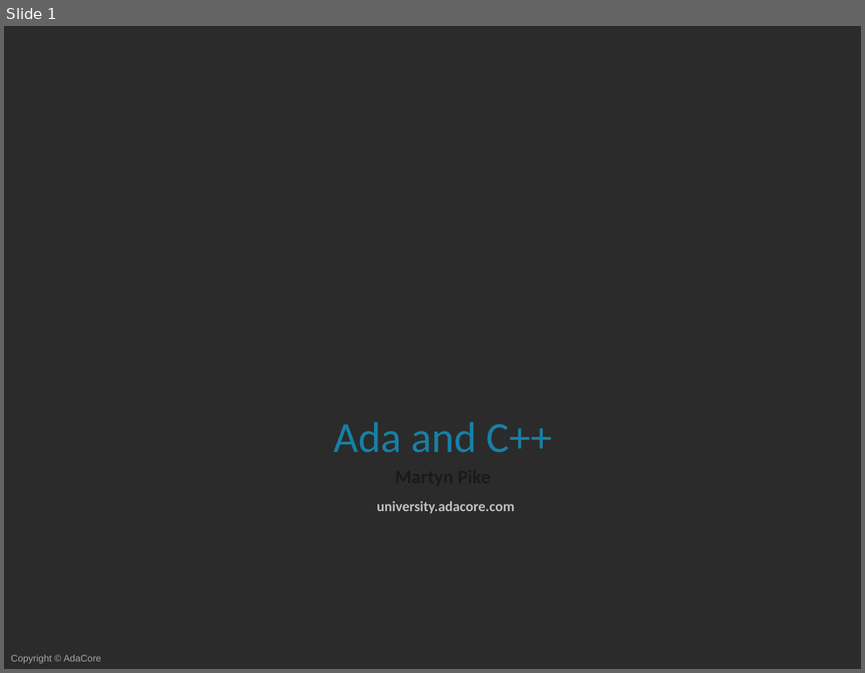
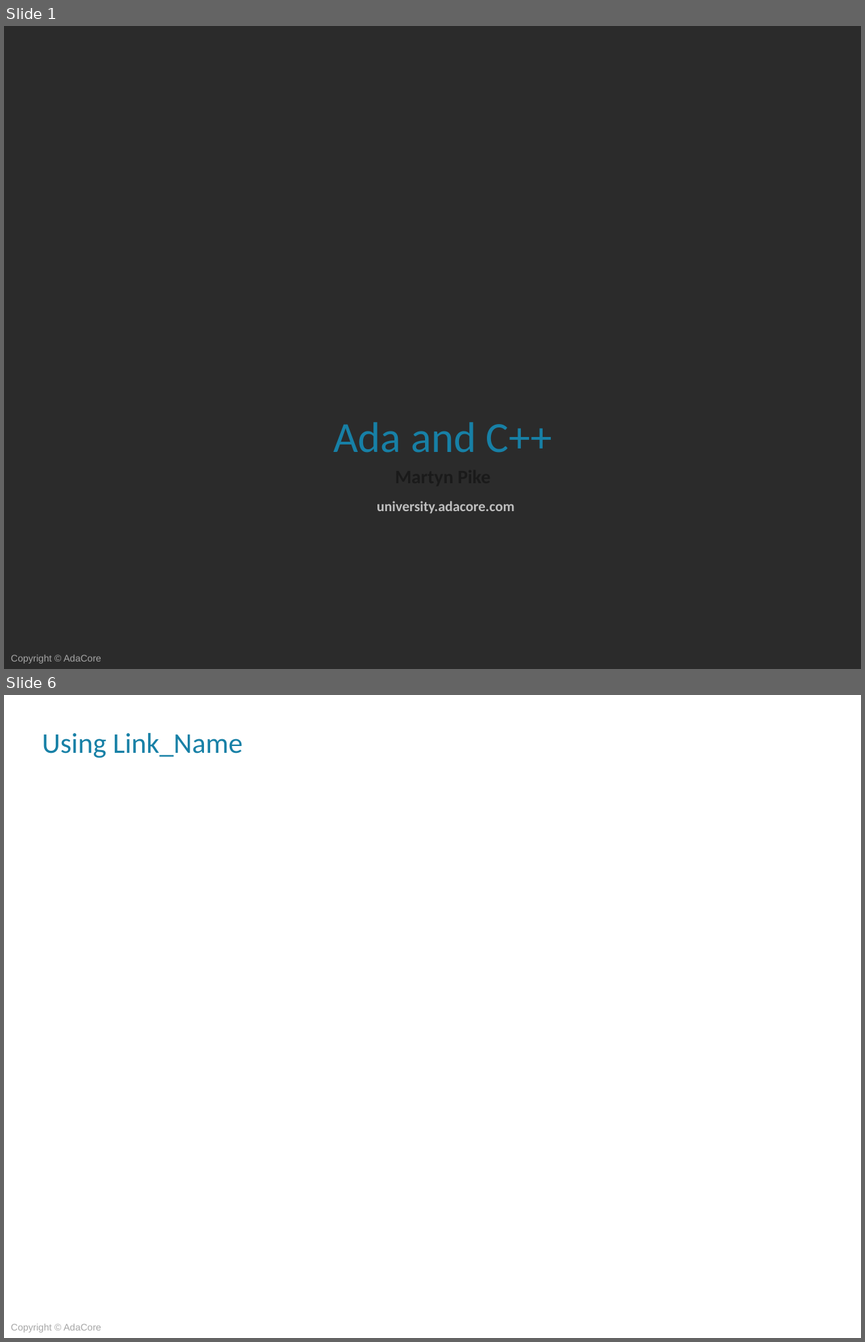
Before and after one commit to AdaCoreU/Courses, a slide deck: lectures/04_Mixed_Language_Programming_In_Ada/03_Ada_and_C++/Slides/03_Ada_and_C++.pptx. Shown one above the other, each under a label of ours: slide 1 before the commit, slides 1 and 6 after it; the slides between them are not shown. The pictures are 865x673 and 865x1342 pixels, drawn with LibreOffice and Linux fonts; fonts in the diff are those of the drawing; background and template pictures are left out; a plain dark background stands for a picture behind light text. Boxes give left, top, right and bottom in pixels: in the first picture for what was removed or moved away, otherwise in the second. Text is boxed around its words. In the diff, an @@ line names an element or a change of style, - is before the commit and + after.

```diff
--- a/lectures/04_Mixed_Language_Programming_In_Ada/03_Ada_and_C++/Slides/03_Ada_and_C++.pptx
+++ b/lectures/04_Mixed_Language_Programming_In_Ada/03_Ada_and_C++/Slides/03_Ada_and_C++.pptx
@@ slide 6 added at (4, 695, 861, 1338), background picture (left out); not listed: 1 template element that a slide beside it also shows @@
@@ title added at (42, 732, 243, 758), 24 pt, text #1780A6 @@
+Using Link_Name
```
Also in this commit, not shown: 7 other slides added, 1 slide removed.
